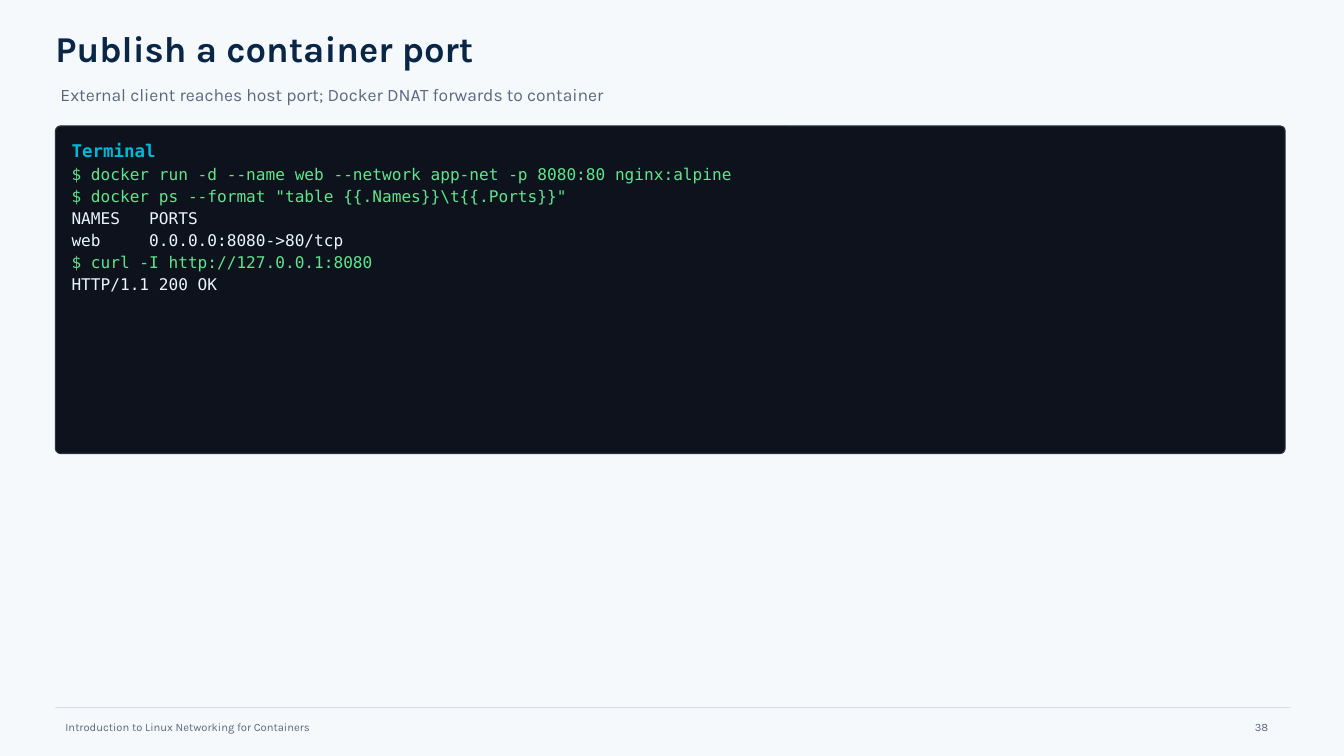
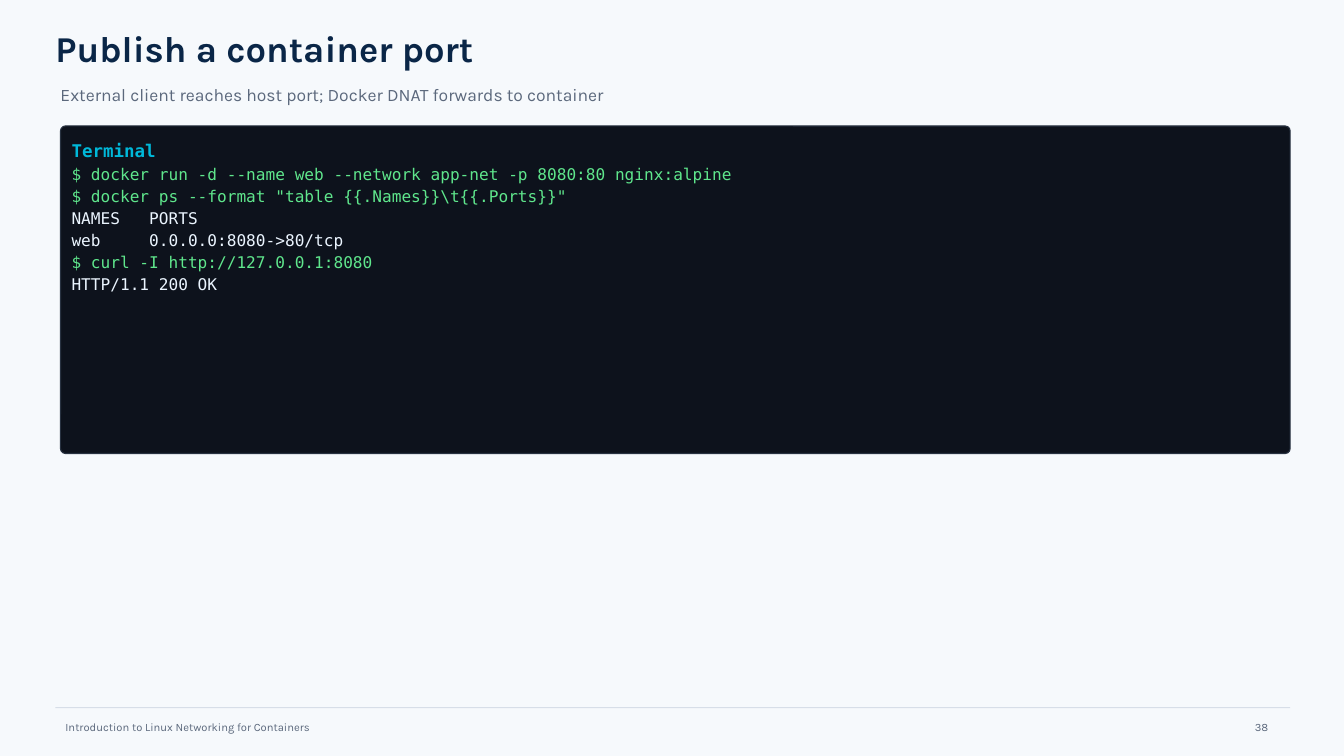
Before and after one commit to ltfe-ict-academy/containerized_infrastructure_and_workload_security, a slide deck: slide 38 of 03_Container_and_Linux_networking/01_Introduction_to_Linux_Networking_for_Containers/introduction_linux_networking_for_containers_combined_50slides.odp. Drawn at 1344x756 pixels with LibreOffice and Linux fonts; fonts in the diff are those of the drawing. Boxes give left, top, right and bottom in pixels: in the first picture for what was removed or moved away, otherwise in the second. Text is boxed around its words. In the diff, an @@ line names an element or a change of style, - is before the commit and + after.

```diff
--- a/03_Container_and_Linux_networking/01_Introduction_to_Linux_Networking_for_Containers/introduction_linux_networking_for_containers_combined_50slides.odp
+++ b/03_Container_and_Linux_networking/01_Introduction_to_Linux_Networking_for_Containers/introduction_linux_networking_for_containers_combined_50slides.odp
@@ rounded rectangle moved from (x1=55, y1=126, x2=1286, y2=454) to (x1=60, y1=126, x2=1291, y2=454) @@
```
Also in this commit, not shown: 12 other slides changed.
